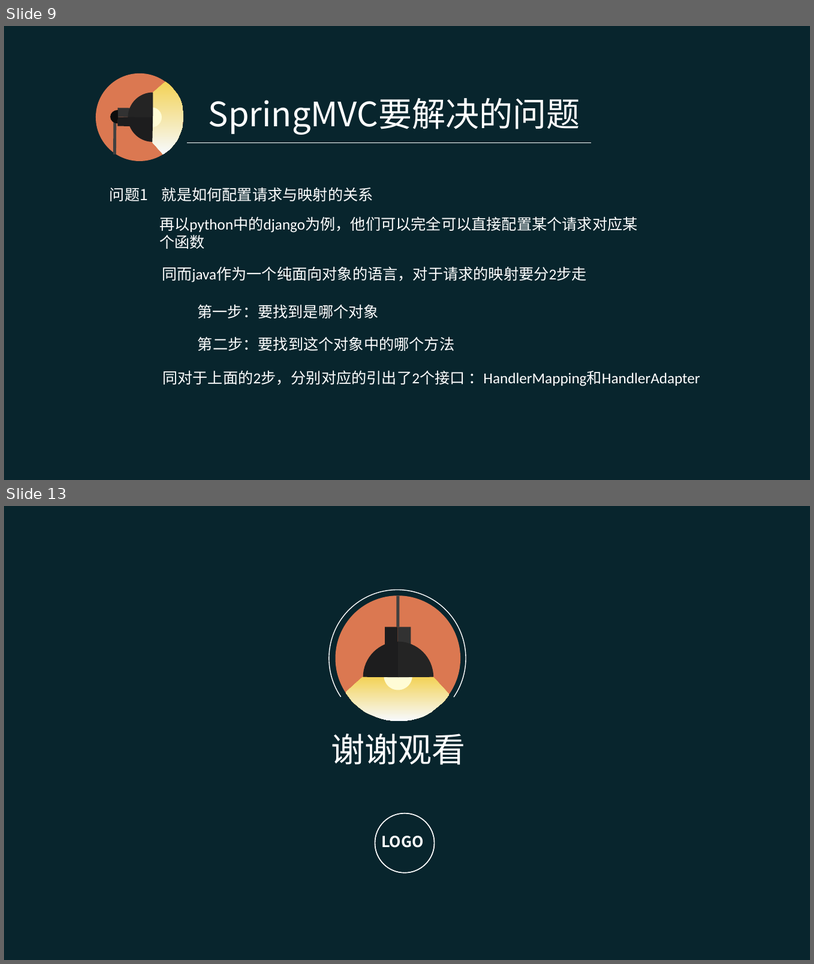
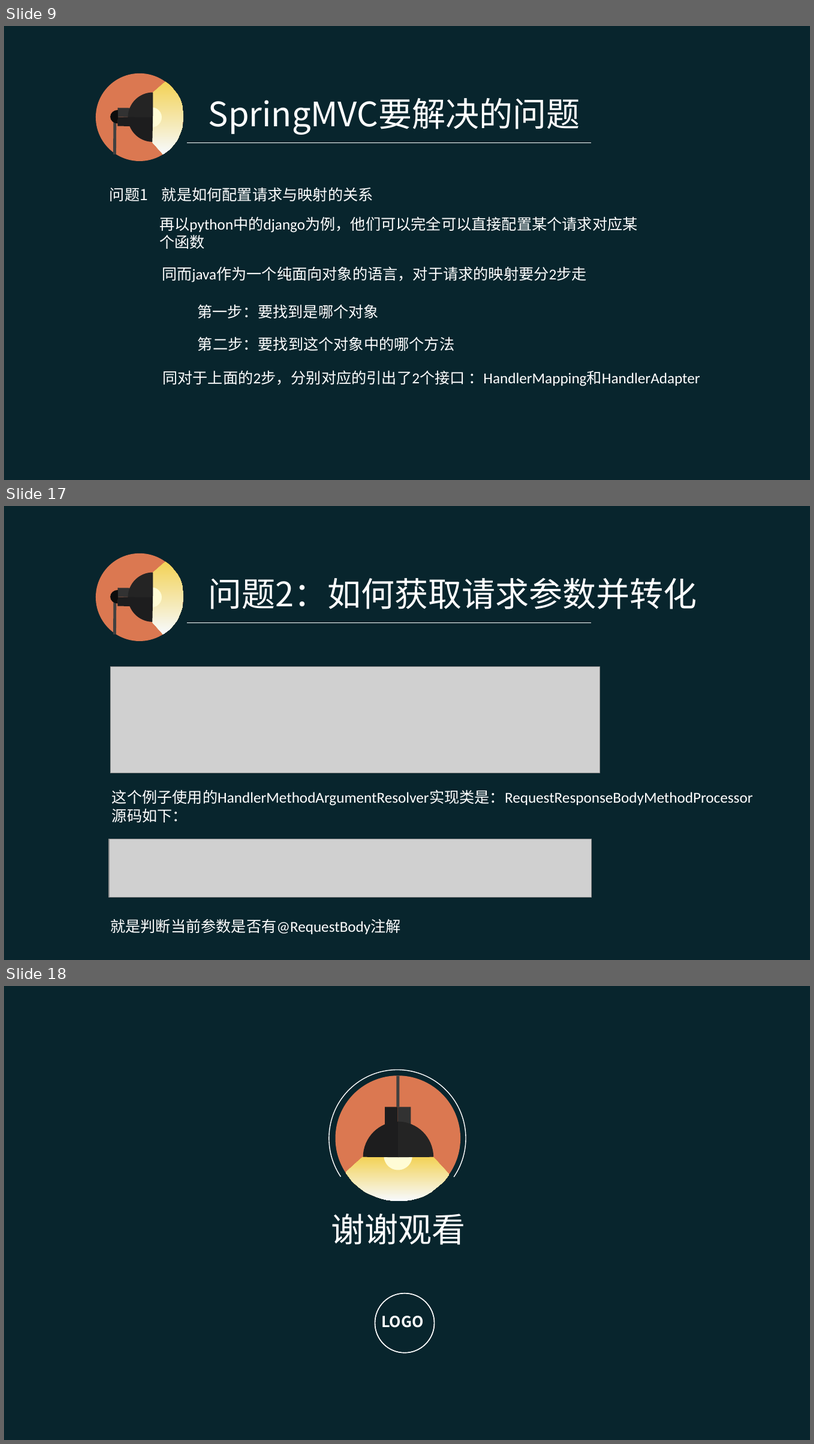
Before and after one commit to pingpangkuangmo/blog, a slide deck: 2015-4/SpringMVC的设计分享.ppt. Shown one above the other, each under a label of ours: slides 9 and 13 before the commit, slides 9, 17 and 18 after it; the slides between them are not shown. The pictures are 814x964 and 814x1444 pixels, drawn with LibreOffice and Linux fonts; fonts in the diff are those of the drawing; grey boxes stand for pictures. Boxes give left, top, right and bottom in pixels: in the first picture for what was removed or moved away, otherwise in the second. Text is boxed around its words. In the diff, an @@ line names an element or a change of style, - is before the commit and + after.

```diff
--- a/2015-4/SpringMVC的设计分享.ppt
+++ b/2015-4/SpringMVC的设计分享.ppt
@@ slide 17 added at (4,506,810,960), background #08252D @@
@@ group added at (95,553,184,642): 5 freeform shapes, 2 rectangles, 1 ellipse, 1 line @@
@@ text added at (209,578,697,609), 40 pt, text #FFFFFF @@
+问题2：如何获取请求参数并转化
@@ line added from (187, 622) to (591, 622), #FFFFFF 0.51 pt @@
@@ picture added at (110,666,599,772) @@
@@ text added at (112,789,753,822), 18 pt, text #FFFFFF @@
+这个例子使用的HandlerMethodArgumentResolver实现类是：RequestResponseBodyMethodProcessor
+源码如下：
@@ picture added at (109,838,591,897) @@
@@ text added at (110,918,401,934), 18 pt, text #FFFFFF @@
+就是判断当前参数是否有@RequestBody注解
@@ what was slide 13 is now slide 18 @@
```
Also in this commit, not shown: 5 slides changed, 5 other slides added, 1 slide removed.
